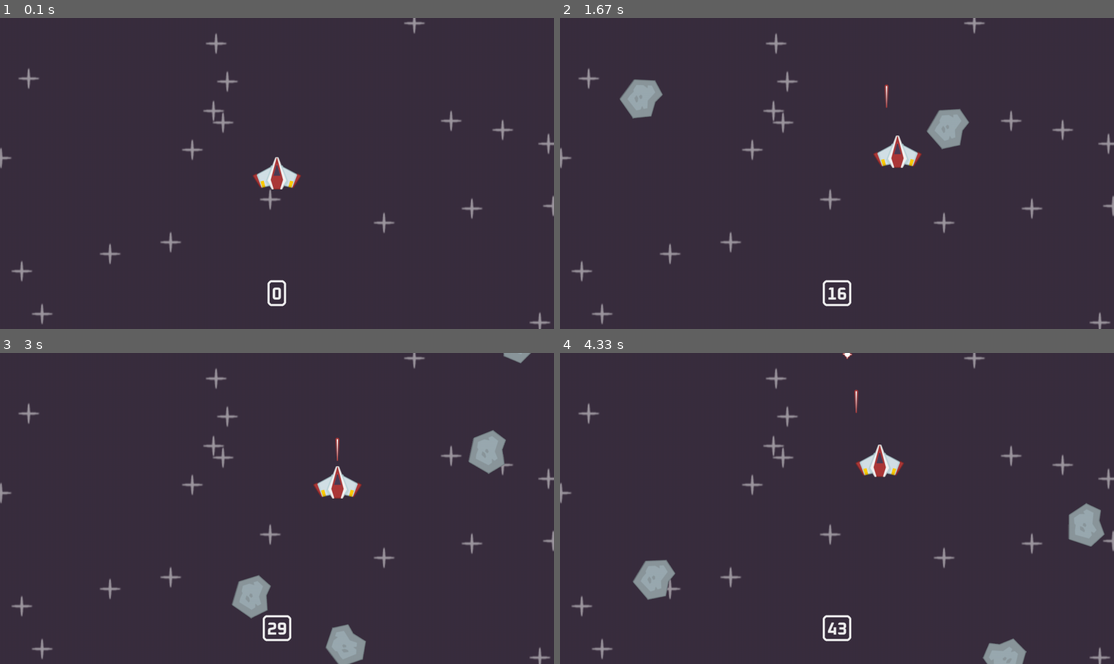
Above: before the commit, frames 1-4 (two rows, left to right).
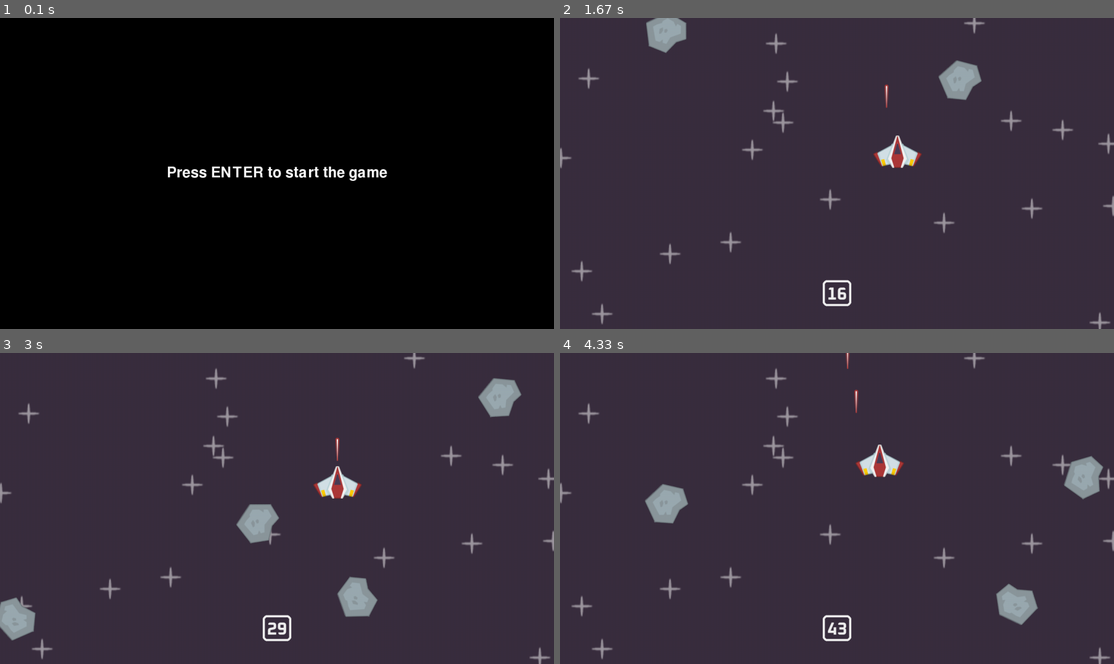
Above: after the commit, the same moments.

Repository: eubrunoo/space-shooter-pygame
Game: pygame game, started from code/main.py
The game is run twice, just before and just after one commit, with the same random seed, the same clock (stepped at 60 frames per second) and the same inputs.
Inputs:
- Up to frame 1 (0.1 s): no input
- Up to frame 2 (1.67 s): tap Enter at 0.33 s; tap Space at 0.67, 1.07, 1.37, 1.57 s; hold Right 1-1.47 s; hold Up from 1.5 s (still down)
- Up to frame 3 (3 s): release Up at 1.8 s; hold Down from 2.9 s (still down); tap Space at 2.97 s
- Up to frame 4 (4.33 s): release Down at 3.2 s; hold Left 3.23-3.63 s; tap Space at 3.3, 3.6, 3.73, 4.13 s; hold Up 3.67-4.03 s; hold Right from 4.07 s (still down)

The runs differ from the first frame. In frame 1, 100% of the frame differs, in the area x 0-100%, y 0-100%; in frame 2, 2.7%; in frame 3, 4.7%; in frame 4, 3.9%.

Commit message:
including a menu

Diff:
--- a/code/main.py
+++ b/code/main.py
@@ -1,5 +1,6 @@
 import pygame
 from os.path import join
+from menu import menu
 
 from random import randint, uniform
 
@@ -118,6 +119,7 @@
 # general setup
 pygame.init()
 WINDOW_WIDTH, WINDOW_HEIGHT = 1280, 720
+menu()
 display_surface = pygame.display.set_mode((WINDOW_WIDTH, WINDOW_HEIGHT))
 pygame.display.set_caption('Space shooter')
 running = True
--- /dev/null
+++ b/code/menu.py
@@ -0,0 +1,30 @@
+import pygame
+from sys import exit
+
+def menu():
+    pygame.init()
+    WINDOW_WIDTH, WINDOW_HEIGHT = 1280, 720
+    display_surface = pygame.display.set_mode((WINDOW_WIDTH, WINDOW_HEIGHT))
+    pygame.display.set_caption('Menu')
+
+    font = pygame.font.Font(None, 50)
+    text_surf = font.render('Press ENTER to start the game', True, (255, 255, 255))
+    text_rect = text_surf.get_rect(center=(WINDOW_WIDTH / 2, WINDOW_HEIGHT / 2))
+
+    running = True
+    while running:
+        display_surface.fill((0, 0, 0))  # Black background
+        display_surface.blit(text_surf, text_rect)
+
+        for event in pygame.event.get():
+            if event.type == pygame.QUIT:
+                pygame.quit()
+                exit()
+            if event.type == pygame.KEYDOWN:
+                if event.key == pygame.K_RETURN:  # Press ENTER to start the game
+                    running = False  # This will exit the menu and continue to the game
+
+        pygame.display.update()
+
+if __name__ == "__main__":
+    menu()
